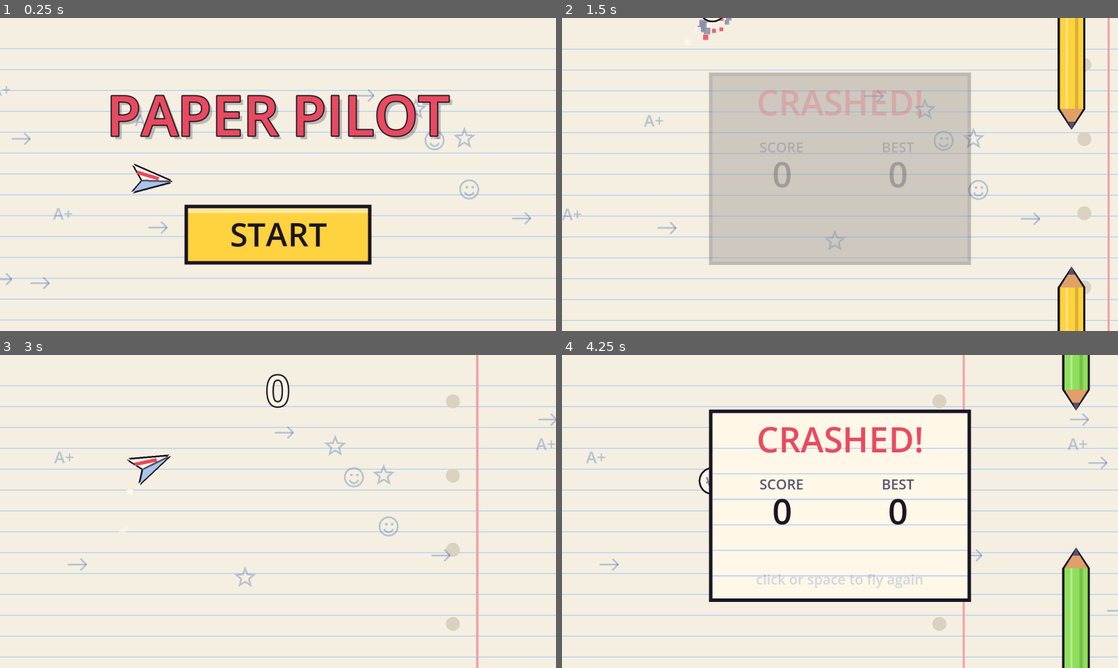
Above: before the commit, frames 1-4 (two rows, left to right).
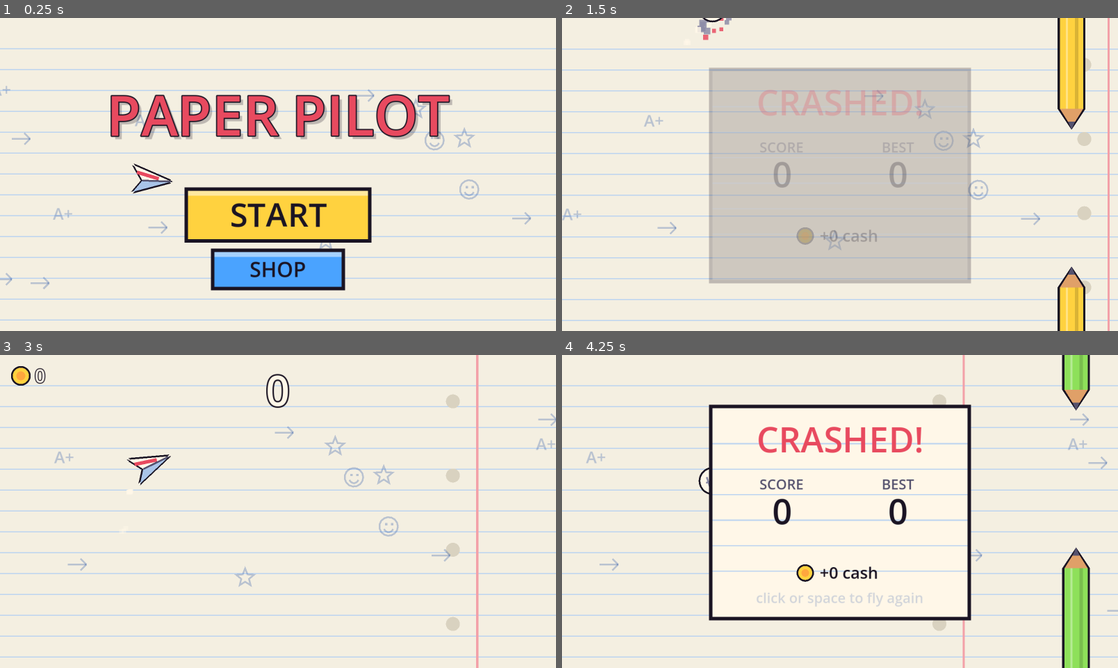
Above: after the commit, the same moments.

Repository: unityguy45/Just-a-classic-normal-game
Game: Godot game, scene res://main.tscn
The game is run twice, just before and just after one commit, with the same random seed, the same clock (stepped at 60 frames per second) and the same inputs.
Inputs (mouse positions are in pixels of both pictures, inside the frame that each line leads up to):
- Up to frame 1 (0.25 s): no input
- Up to frame 2 (1.5 s): tap Enter at 0.5, 1.35 s; move the mouse to (962, 158) at 0.52 s; hold Right 0.53-1.28 s; tap Z at 0.6 s; click (962, 158) at 0.67 s; tap Space at 0.77, 1.07 s; move the mouse to (728, 190) at 1.27 s; hold Down from 1.28 s (still down); click (728, 190) at 1.42 s
- Up to frame 3 (3 s): tap Space at 1.52, 1.82 s; move the mouse to (333, 442) at 2.02 s; release Down at 2.03 s; hold Right 2.03-2.78 s; tap P at 2.1 s; click (333, 442) at 2.17 s; move the mouse to (250, 574) at 2.77 s; hold Up from 2.78 s (still down); tap M at 2.85 s; click (250, 574) at 2.92 s
- Up to frame 4 (4.25 s): tap Space at 3.02, 3.32, 3.77, 4.07 s; move the mouse to (1006, 558) at 3.52 s; release Up at 3.53 s; hold Left from 3.53 s (still down); tap Alt at 3.6 s; click (1006, 558) at 3.67 s; tap Escape at 4.15 s

The runs differ from the first frame. In frame 1, 8.0% of the frame differs, in the area x 33-67%, y 54-88%; in frame 2, 3.8%; in frame 3, 0.2%; in frame 4, 6.0%.

Commit message:
Added Shop
I added a shop that you can use to buy skins for your plane

Diff:
--- a/just-a-classic-game/Script/paper_pilot.gd
+++ b/just-a-classic-game/Script/paper_pilot.gd
@@ -23,6 +23,10 @@
 const LIME := Color("8ee05a")
 const ORANGE := Color("ff8a3d")
 const WOOD := Color("e0a068")
+const SKINS := [["Classic", 0, "fff7e8", "a9c4e8", "e84a5f"], ["Sky", 40, "bfe3ff", "6fa8dc", "2e5aa8"], ["Lemon", 60, "fff3a8", "ffd23f", "ff8a3d"], ["Mint", 80, "d4f7d0", "8ee05a", "2f8f5b"], ["Candy", 120, "ffd6e6", "ff6f9c", "fff7e8"], ["Midnight", 160, "3a3556", "1a1423", "ffd23f"], ["Gold", 250, "ffe58a", "e0a830", "fff7e8"], ["Rainbow", 400, "", "", ""]]
+const SHOP_X := 25.0
+const SHOP_Y := 52.0
+const TILE := Vector2(100, 78)
 
 var state := "menu"
 var plane_y := H / 2.0
@@ -52,6 +56,13 @@
 var fog_amt := 0.0
 var msg := ""
 var pending := ""
+var cash := 0
+var run_cash := 0
+var owned: Array = [0]
+var skin := 0
+var coin_pops: Array = []
+var shop_msg := ""
+var shop_msg_t := 0.0
 var massing := false
 var mass_amt := 0.0
 var erasers: Array = []
@@ -85,6 +96,7 @@
 	vel = 0.0
 	score = 0
 	new_best = false
+	run_cash = 0
 	raining = false
 	rain_left = 0
 	rain_amt = 0.0
@@ -138,6 +150,9 @@
 			var fs := DisplayServer.window_get_mode() == DisplayServer.WINDOW_MODE_FULLSCREEN
 			DisplayServer.window_set_mode(DisplayServer.WINDOW_MODE_WINDOWED if fs else DisplayServer.WINDOW_MODE_FULLSCREEN)
 			return
+		if e.keycode == KEY_ESCAPE and state == "shop":
+			state = "menu"
+			return
 		if e.keycode == KEY_ESCAPE or e.keycode == KEY_P:
 			if state == "play":
 				paused = not paused
@@ -151,9 +166,18 @@
 	if paused:
 		paused = false
 		return
+	var mp := get_global_mouse_position()
+	var clicked: bool = e is InputEventMouseButton
 	match state:
 		"menu":
-			_start()
+			if clicked and _shop_btn().has_point(mp):
+				state = "shop"
+				_play("point", 1.0)
+			elif not clicked or _start_btn().has_point(mp):
+				_start()
+		"shop":
+			if clicked:
+				_shop_click(mp)
 		"ready":
 			state = "play"
 			_flap()
@@ -235,6 +259,11 @@
 		p[0].y -= 30.0 * delta
 		p[2] -= delta
 	pops = pops.filter(func(p): return p[2] > 0.0)
+	for c in coin_pops:
+		c[0].y -= 22.0 * delta
+		c[2] -= delta
+	coin_pops = coin_pops.filter(func(c): return c[2] > 0.0)
+	shop_msg_t = maxf(0.0, shop_msg_t - delta)
 	queue_redraw()
 
 
@@ -269,6 +298,7 @@
 			_play("point", 1.0 + (score % 5) * 0.06)
 			pops.append([Vector2(PLANE_X, plane_y - 20), "+1", 0.6])
 			if score % 10 == 0:
+				_earn(5)
 				flash = 1.0
 				_play("level", 1.0)
 				pops.append([Vector2(W / 2.0, H / 2.0 - 40), "%d!" % score, 1.0])
@@ -350,6 +380,10 @@
 	if raining or fogging or massing:
 		rain_left -= 1
 		if rain_left <= 0:
+			if massing:
+				_earn(25)
+			else:
+				_earn(10)
 			raining = false
 			fogging = false
 			massing = false
@@ -410,7 +444,7 @@
 	if score > best:
 		best = score
 		new_best = true
-		_save_best()
+	_save_best()
 
 
 func _draw() -> void:
@@ -439,7 +473,8 @@
 			_warn_path(e)
 		else:
 			_eraser(e[0], e[2])
-	_plane(Vector2(PLANE_X, plane_y) + so)
+	if state != "shop":
+		_plane(Vector2(PLANE_X, plane_y) + so)
 	if rain_amt > 0.0:
 		draw_rect(Rect2(-20, -20, W + 40, H + 40), Color(0.2, 0.25, 0.35, 0.22 * rain_amt))
 		for d in drops:
@@ -450,6 +485,10 @@
 	draw_set_transform(Vector2.ZERO)
 	for p in pops:
 		_text(p[1], p[0], 16 if p[1] == "+1" else 32, BLUE_DARK, true)
+	for c in coin_pops:
+		var ca := clampf(c[2], 0.0, 1.0)
+		_coin(c[0] + Vector2(-16, -5), 6.0, ca)
+		_text(c[1], c[0] + Vector2(6, 0), 16, Color(ORANGE, ca), true, 3, Color(INK, ca))
 	if flash > 0.0:
 		draw_rect(Rect2(0, 0, W, H), Color(1, 1, 1, flash * 0.25))
 	match state:
@@ -458,8 +497,11 @@
 		"ready":
 			_score_box()
 			_banner("GET READY", "tap, click or press space to flap")
+		"shop":
+			_draw_shop()
 		"play":
 			_score_box()
+			_cash_box()
 			_scenario_box()
 			_caption()
 		"over":
@@ -488,10 +530,38 @@
 		draw_colored_polygon(top, INK)
 		draw_colored_polygon(under, INK)
 	draw_set_transform(base, rot)
-	draw_colored_polygon(top, WHITE)
-	draw_colored_polygon(under, Color("a9c4e8"))
-	draw_line(Vector2(-12, -7), Vector2(7, -2), RED, 3)
+	_plane_paint(skin)
+	draw_set_transform(Vector2.ZERO)
+
+
+func _plane_paint(id: int) -> void:
+	var top := PackedVector2Array([Vector2(18, 0), Vector2(-15, -13), Vector2(-7, 0)])
+	var under := PackedVector2Array([Vector2(18, 0), Vector2(-7, 0), Vector2(-15, 10)])
+	var cols := _skin_cols(id)
+	draw_colored_polygon(top, cols[0])
+	draw_colored_polygon(under, cols[1])
+	draw_line(Vector2(-12, -7), Vector2(7, -2), cols[2], 3)
 	draw_line(Vector2(17, 0), Vector2(-7, 0), GREY_DARK, 1.5)
+
+
+func _skin_cols(id: int) -> Array:
+	var sk: Array = SKINS[id]
+	if sk[2] == "":
+		var h := fposmod(t * 0.4, 1.0)
+		return [Color.from_hsv(h, 0.35, 1.0), Color.from_hsv(fposmod(h + 0.33, 1.0), 0.6, 0.95), Color.from_hsv(fposmod(h + 0.66, 1.0), 0.8, 0.95)]
+	return [Color(sk[2]), Color(sk[3]), Color(sk[4])]
+
+
+func _plane_preview(base: Vector2, id: int, sc: float) -> void:
+	var top := PackedVector2Array([Vector2(18, 0), Vector2(-15, -13), Vector2(-7, 0)])
+	var under := PackedVector2Array([Vector2(18, 0), Vector2(-7, 0), Vector2(-15, 10)])
+	var rot := sin(t * 2.0 + id) * 0.08
+	for o in [Vector2(-1.5, 0), Vector2(1.5, 0), Vector2(0, -1.5), Vector2(0, 1.5)]:
+		draw_set_transform(base + o, rot, Vector2(sc, sc))
+		draw_colored_polygon(top, INK)
+		draw_colored_polygon(under, INK)
+	draw_set_transform(base, rot, Vector2(sc, sc))
+	_plane_paint(id)
 	draw_set_transform(Vector2.ZERO)
 
 
@@ -580,22 +650,116 @@
 			draw_arc(p + Vector2(8, 0), 6, 0, TAU, 12, c, 1.5)
 
 
+func _earn(n: int) -> void:
+	cash += n
+	run_cash += n
+	coin_pops.append([Vector2(PLANE_X + 30, plane_y - 30), "+%d" % n, 1.2])
+	_play("level", 1.4)
+	_save_best()
+
+
+func _coin(c: Vector2, r: float, a: float) -> void:
+	draw_circle(c, r + 1.5, Color(INK, a))
+	draw_circle(c, r, Color(YELLOW, a))
+	draw_circle(c, r * 0.55, Color(ORANGE, a * 0.6))
+
+
+func _cash_box() -> void:
+	_coin(Vector2(18, 18), 7.0, 1.0)
+	_text(str(cash), Vector2(30, 24), 16, WHITE, false, 3)
+
+
+func _start_btn() -> Rect2:
+	return Rect2(W / 2.0 - 75, 150, 150, 40)
+
+
+func _shop_btn() -> Rect2:
+	return Rect2(W / 2.0 - 55, 202, 110, 30)
+
+
+func _back_btn() -> Rect2:
+	return Rect2(W / 2.0 - 50, 234, 100, 28)
+
+
+func _tile(i: int) -> Rect2:
+	return Rect2(Vector2(SHOP_X + (i % 4) * (TILE.x + 10), SHOP_Y + int(i / 4) * (TILE.y + 8)), TILE)
+
+
+func _shop_click(mp: Vector2) -> void:
+	if _back_btn().has_point(mp):
+		state = "menu"
+		_play("point", 0.9)
+		return
+	for i in SKINS.size():
+		if not _tile(i).has_point(mp):
+			continue
+		if i in owned:
+			skin = i
+			_play("point", 1.2)
+		elif cash >= SKINS[i][1]:
+			cash -= SKINS[i][1]
+			owned.append(i)
+			skin = i
+			_play("level", 1.0)
+			shop_msg = "Unlocked " + SKINS[i][0] + "!"
+			shop_msg_t = 1.5
+		else:
+			_play("crash", 1.8)
+			shop_msg = "Not enough cash"
+			shop_msg_t = 1.2
+		_save_best()
+		return
+
+
+func _button(r: Rect2, label: String, col: Color, size: int) -> void:
+	draw_rect(r.grow(3), INK)
+	draw_rect(r, col)
+	draw_rect(Rect2(r.position, Vector2(r.size.x, 4)), Color(1, 1, 1, 0.5))
+	_text(label, r.get_center() + Vector2(0, size * 0.36), size, INK, true)
+
+
+func _draw_shop() -> void:
+	draw_rect(Rect2(0, 0, W, H), Color(PAPER, 0.85))
+	_text("SHOP", Vector2(W / 2.0, 36), 30, RED, true, 3)
+	_coin(Vector2(W - 70, 24), 7.0, 1.0)
+	_text(str(cash), Vector2(W - 58, 30), 16, INK, false)
+	for i in SKINS.size():
+		var r := _tile(i)
+		var sel := i == skin
+		draw_rect(r.grow(3 if sel else 2), RED if sel else INK)
+		draw_rect(r, WHITE)
+		_plane_preview(r.position + Vector2(r.size.x / 2.0, 26), i, 1.2)
+		_text(SKINS[i][0], r.position + Vector2(r.size.x / 2.0, 54), 13, INK, true)
+		if sel:
+			_text("EQUIPPED", r.position + Vector2(r.size.x / 2.0, 70), 11, RED, true)
+		elif i in owned:
+			_text("OWNED", r.position + Vector2(r.size.x / 2.0, 70), 11, BLUE_DARK, true)
+		else:
+			var can: bool = cash >= SKINS[i][1]
+			_coin(r.position + Vector2(r.size.x / 2.0 - 16, 66), 5.0, 1.0)
+			_text(str(SKINS[i][1]), r.position + Vector2(r.size.x / 2.0 + 4, 71), 12, INK if can else GREY, true)
+	_button(_back_btn(), "BACK", YELLOW, 16)
+	if shop_msg_t > 0.0:
+		_text(shop_msg, Vector2(W / 2.0, 225), 12, Color(ORANGE, clampf(shop_msg_t * 2.0, 0.0, 1.0)), true, 3)
+
+
 func _draw_menu() -> void:
 	var bob := sin(t * 2.0) * 3.0
 	_text("PAPER PILOT", Vector2(W / 2.0 + 3, 100 + bob + 3), 48, Color(INK, 0.25), true)
 	_text("PAPER PILOT", Vector2(W / 2.0, 100 + bob), 48, RED, true, 4)
-	var r := Rect2(W / 2.0 - 75, 165, 150, 44)
+	var r := _start_btn()
 	var pulse := 1.0 + sin(t * 5.0) * 0.04
 	var rr := Rect2(r.get_center() - r.size * pulse / 2.0, r.size * pulse)
 	draw_rect(rr.grow(3), INK)
 	draw_rect(rr, YELLOW)
 	draw_rect(Rect2(rr.position, Vector2(rr.size.x, 4)), Color(1, 1, 1, 0.5))
 	_text("START", rr.get_center() + Vector2(0, 10), 28, INK, true)
+	_button(_shop_btn(), "SHOP", BLUE, 18)
 
 
 func _draw_over() -> void:
 	var a := clampf(over_t * 3.0, 0.0, 1.0)
-	var r := Rect2(W / 2.0 - 110, 50, 220, 160)
+	var r := Rect2(W / 2.0 - 110, 46, 220, 180)
 	draw_rect(r.grow(3), Color(INK, a))
 	draw_rect(r, Color(WHITE, a))
 	for i in 6:
@@ -607,8 +771,10 @@
 	_text(str(best), Vector2(W / 2.0 + 50, 146), 30, Color(INK, a), true)
 	if new_best:
 		_text("NEW BEST!", Vector2(W / 2.0, 170), 16, Color(ORANGE, a * (0.6 + 0.4 * sin(t * 8.0))), true)
+	_coin(Vector2(W / 2.0 - 30, 188), 6.0, a)
+	_text("+%d cash" % run_cash, Vector2(W / 2.0 + 8, 193), 14, Color(INK, a), true)
 	if over_t > 0.6:
-		_text("click or space to fly again", Vector2(W / 2.0, 198), 12, Color(BLUE_DARK, 0.6 + 0.4 * sin(t * 4.0)), true)
+		_text("click or space to fly again", Vector2(W / 2.0, 214), 12, Color(BLUE_DARK, 0.6 + 0.4 * sin(t * 4.0)), true)
 
 
 func _draw_fog() -> void:
@@ -724,9 +890,17 @@
 	var cf := ConfigFile.new()
 	if cf.load("user://paper_pilot.save") == OK:
 		best = cf.get_value("score", "best", 0)
+		cash = cf.get_value("shop", "cash", 0)
+		owned = cf.get_value("shop", "owned", [0])
+		skin = cf.get_value("shop", "skin", 0)
+		if skin < 0 or skin >= SKINS.size() or not skin in owned:
+			skin = 0
 
 
 func _save_best() -> void:
 	var cf := ConfigFile.new()
 	cf.set_value("score", "best", best)
+	cf.set_value("shop", "cash", cash)
+	cf.set_value("shop", "owned", owned)
+	cf.set_value("shop", "skin", skin)
 	cf.save("user://paper_pilot.save")
